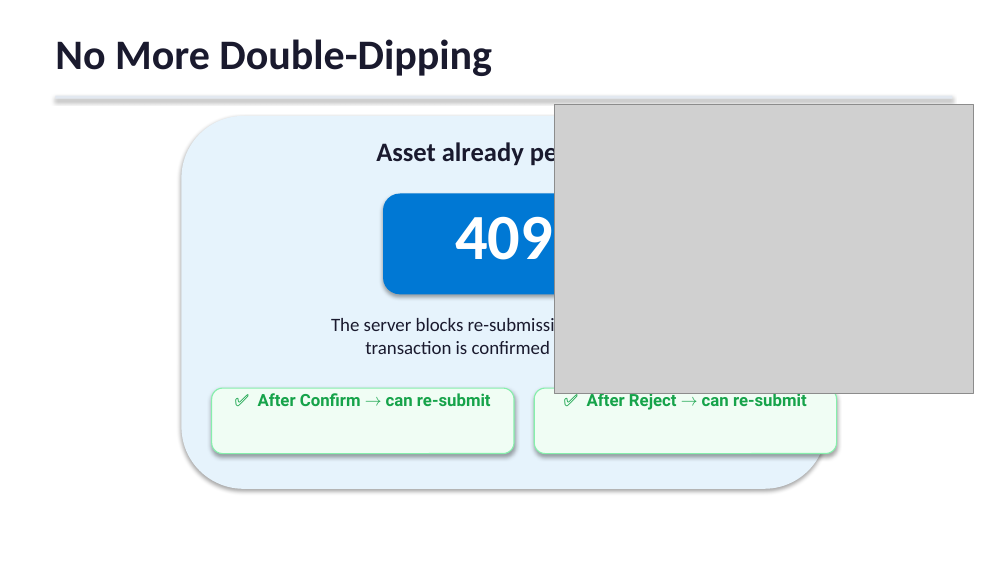
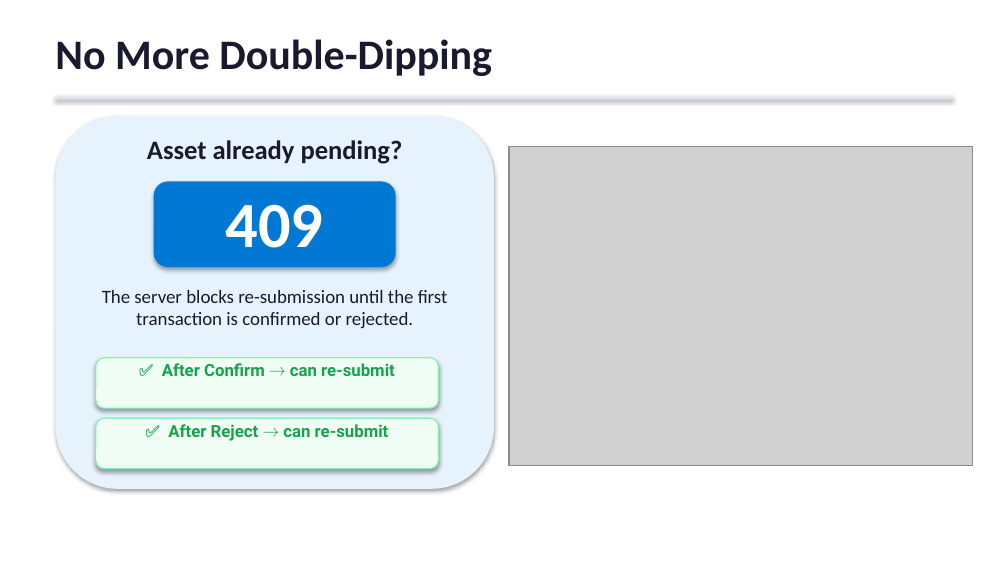
Before and after one commit to HaithamEldesouky/AssetManager, a slide deck: slide 6 of AssetManager_Presentation.pptx. Drawn at 1008x567 pixels with LibreOffice and Linux fonts; fonts in the diff are those of the drawing; grey boxes stand for pictures. Boxes give left, top, right and bottom in pixels: in the first picture for what was removed or moved away, otherwise in the second. Text is boxed around its words. In the diff, an @@ line names an element or a change of style, - is before the commit and + after.

```diff
--- a/AssetManager_Presentation.pptx
+++ b/AssetManager_Presentation.pptx
@@ rounded rectangle: place and size @@
-rounded rectangle at box(181, 116, 827, 489)
+rounded rectangle at box(55, 116, 494, 489)
@@ text "Asset already pending?" rewrapped from box(376, 139, 632, 167) to box(147, 140, 403, 164) @@
@@ picture: place and size @@
-picture at box(554, 105, 974, 394)
+picture at box(509, 146, 973, 466)
@@ text "409": place and size @@
-text "409" at box(455, 216, 553, 260)
+text "409" at box(226, 204, 324, 248)
@@ rounded rectangle: place and size @@
-rounded rectangle at box(383, 194, 625, 294)
+rounded rectangle at box(153, 181, 395, 267)
@@ text "The server blocks re-submission until ..." rewrapped from box(331, 315, 575, 359) to box(102, 290, 448, 329) @@
@@ rounded rectangle: place and size @@
-rounded rectangle at box(212, 388, 514, 454)
+rounded rectangle at box(96, 358, 438, 408)
@@ text "✅ After Confirm → can ...": place and size @@
-text "✅ After Confirm → can ..." at box(258, 393, 491, 406)
+text "✅ After Confirm → can ..." at box(162, 363, 395, 376)
@@ rounded rectangle: place and size @@
-rounded rectangle at box(534, 388, 837, 454)
+rounded rectangle at box(96, 418, 438, 469)
@@ text "✅ After Reject → can ...": place and size @@
-text "✅ After Reject → can ..." at box(587, 391, 807, 410)
+text "✅ After Reject → can ..." at box(168, 424, 389, 441)
```
Also in this commit, not shown: 5 other slides changed.
